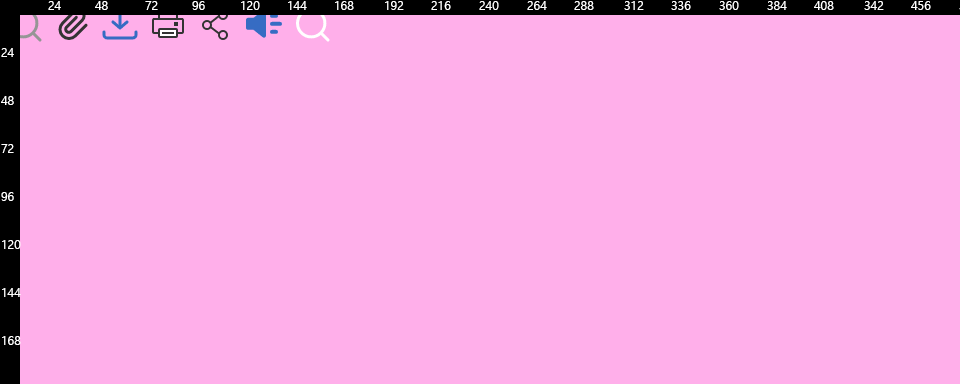
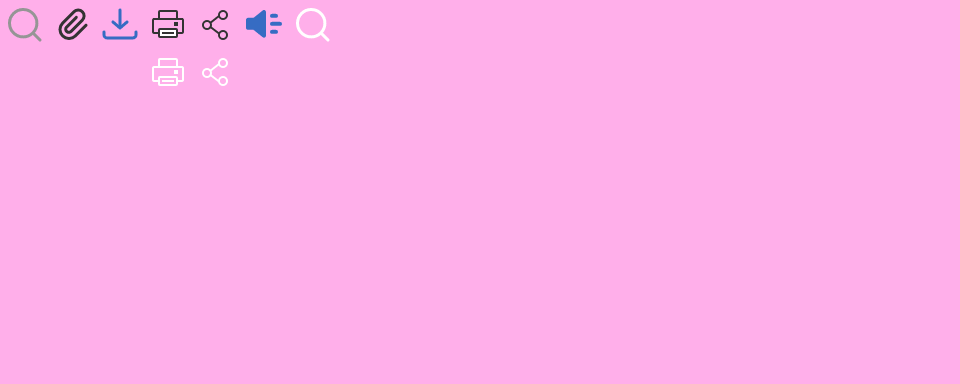
Layered file, before and after one edit (960 × 384). Changes by layer:
hid group "가이드" (28 layers) over [0, 0, 960, 384]
added layer "Layer 38" in group "첫번째 줄" over [202, 58, 228, 86]
added layer "Layer 36" in group "첫번째 줄" over [152, 58, 184, 86]
